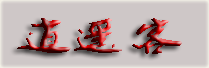
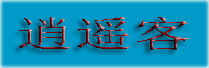
Comparing the layer stacks of the two 209×68 images. Changes:
painted on "逍遥客" over [17, 17, 189, 54]
painted on "图层 0" over [0, 0, 209, 68]
